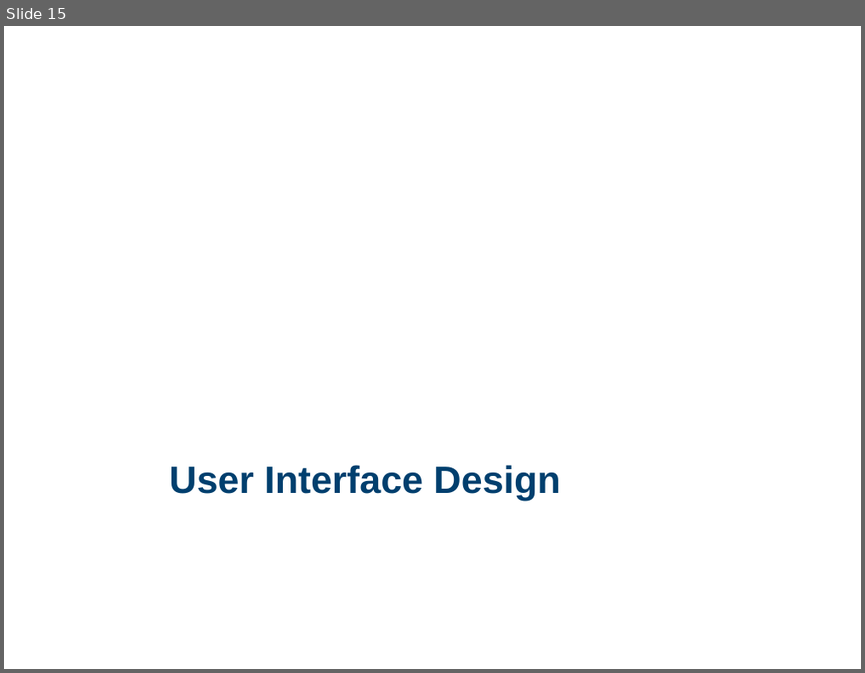
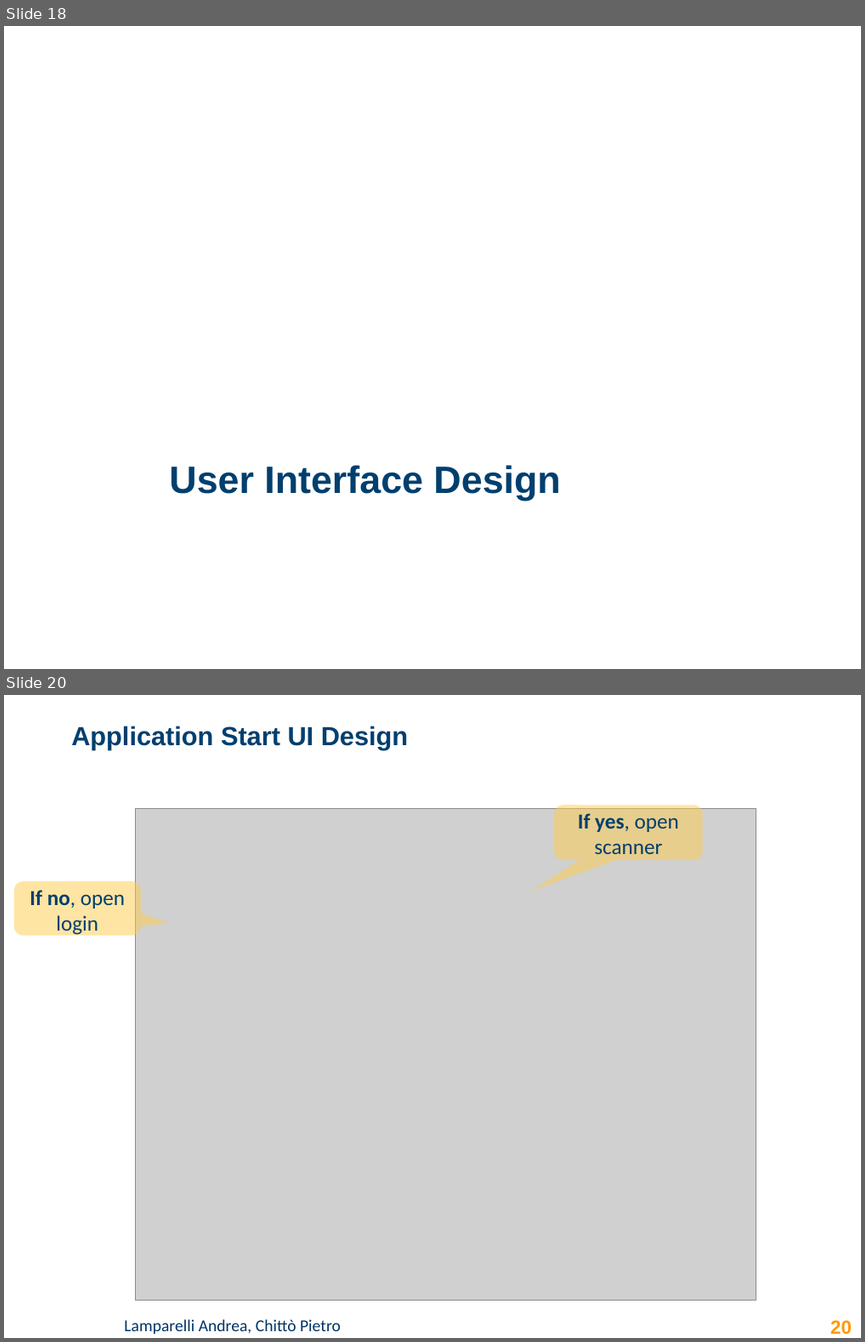
Before and after one commit to lampajr/QDocs, a slide deck: documentation/presentation_qdocs.pptx. Shown one above the other, each under a label of ours: slide 15 before the commit, slides 18 and 20 after it; the slides between them are not shown. The pictures are 865x673 and 865x1342 pixels, drawn with LibreOffice and Linux fonts; fonts in the diff are those of the drawing; grey boxes stand for pictures; background and template pictures are left out. Boxes give left, top, right and bottom in pixels: in the first picture for what was removed or moved away, otherwise in the second. Text is boxed around its words. In the diff, an @@ line names an element or a change of style, - is before the commit and + after.

```diff
--- a/documentation/presentation_qdocs.pptx
+++ b/documentation/presentation_qdocs.pptx
@@ slide 20 added at bbox=[4, 695, 861, 1338], background #FFFFFF @@
@@ title added at bbox=[71, 726, 408, 750], 22 pt, text #003F6E, bold @@
+Application Start UI Design
@@ picture added at bbox=[136, 808, 756, 1300] @@
@@ rounded speech box added at bbox=[554, 805, 703, 860], fill #FFCD4A at 50% opacity, 18 pt, text #003F6E @@
+If yes, open scanner
@@ rounded speech box added at bbox=[14, 882, 141, 936], fill #FFCD4A at 50% opacity, 18 pt, text #003F6E @@
+If no, open login
@@ text added at bbox=[82, 1319, 438, 1333], 12 pt, text #003F6E, bold @@
+Lamparelli Andrea (andrea.lamparelli@mail.polimi.it)
@@ text added at bbox=[124, 1319, 341, 1333], 14 pt, text #003366 @@
+Lamparelli Andrea, Chittò Pietro
@@ page number added at bbox=[830, 1320, 851, 1334], 16 pt, text #FF9900, bold @@
+20
@@ what was slide 15 is now slide 18 @@
```
Also in this commit, not shown: 4 slides changed, 3 other slides added, 1 other file.
